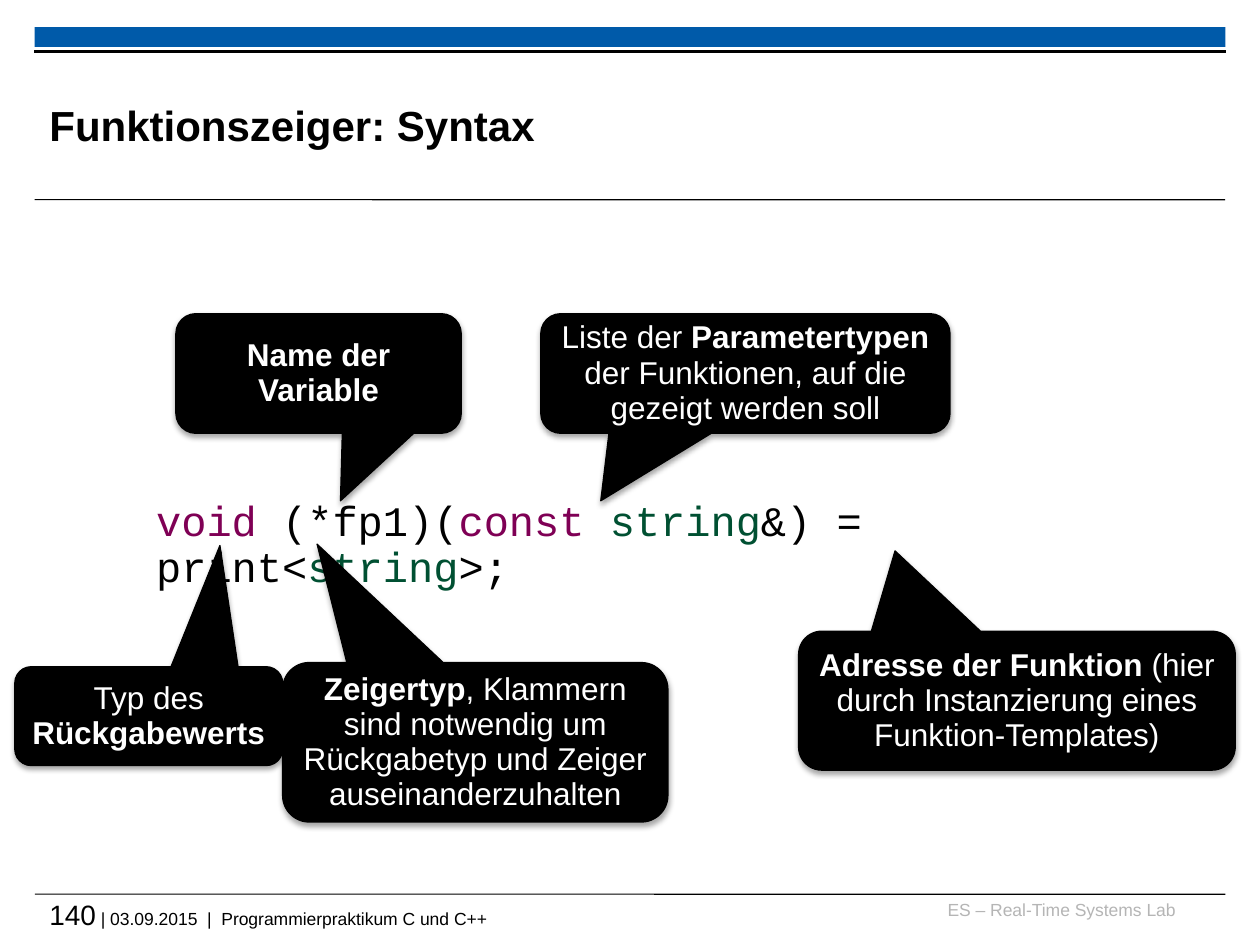
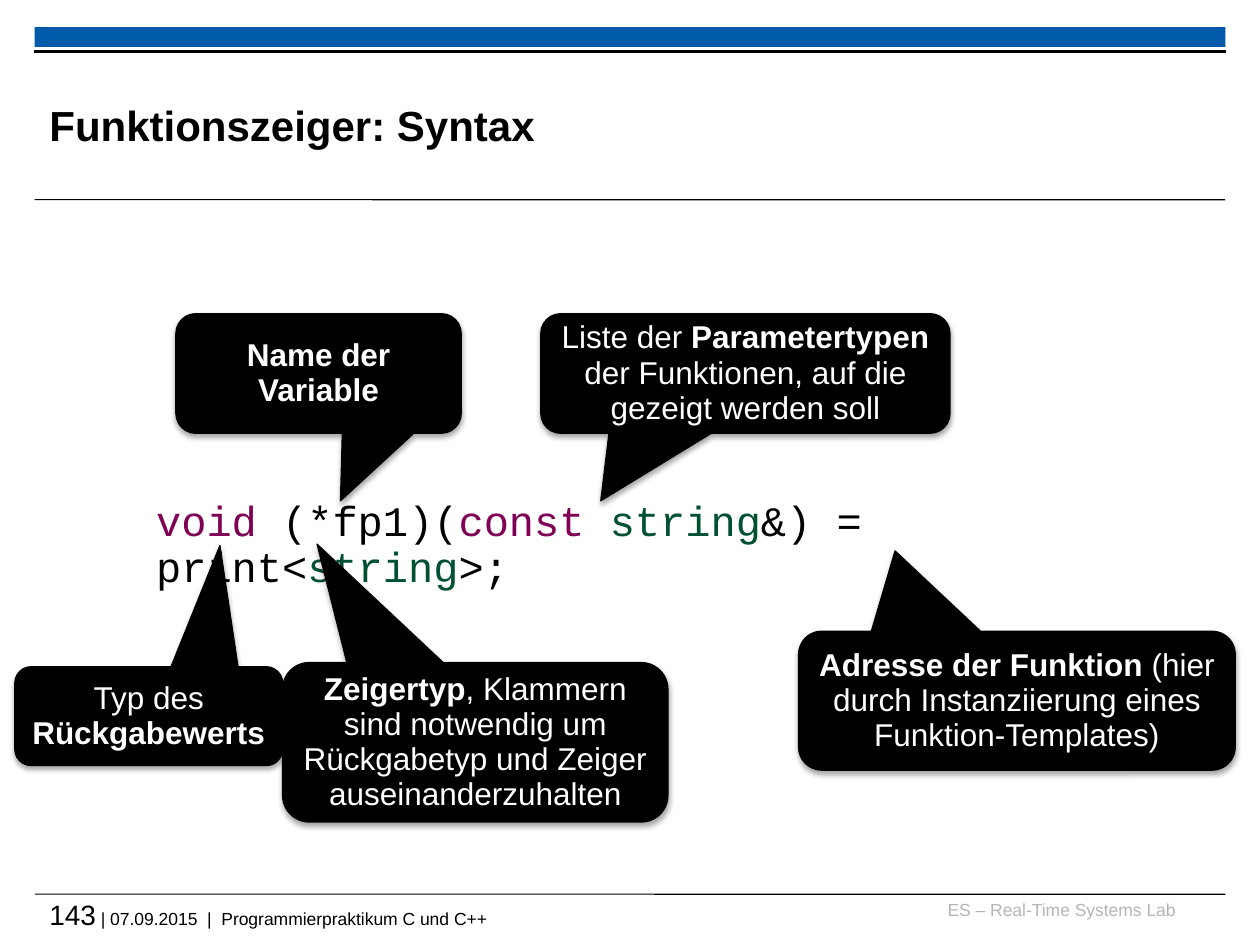
Before and after one commit to h82k/tud-cppp, a slide deck: slide 143 of vorlesung/cppp_lecture.pptx (slide 140 before the commit). Drawn at 1260x945 pixels with LibreOffice and Linux fonts; fonts in the diff are those of the drawing; background and template pictures are left out. Boxes give left, top, right and bottom in pixels: in the first picture for what was removed or moved away, otherwise in the second. Text is boxed around its words. In the diff, an @@ line names an element or a change of style, - is before the commit and + after.

```diff
--- a/vorlesung/cppp_lecture.pptx
+++ b/vorlesung/cppp_lecture.pptx
@@ text in rounded speech box at bbox=[819, 653, 1215, 752]: text changed @@
-Adresse der Funktion (hier durch Instanzierung eines Funktion-Templates)
+Adresse der Funktion (hier durch Instanziierung eines Funktion-Templates)
@@ text at bbox=[49, 905, 487, 929]: text changed @@
-140 | 03.09.2015 | Programmierpraktikum C und C++
+143 | 07.09.2015 | Programmierpraktikum C und C++
```
Also in this commit, not shown: 44 other slides changed, 6 slides added, 3 slides removed, 1 other file.
